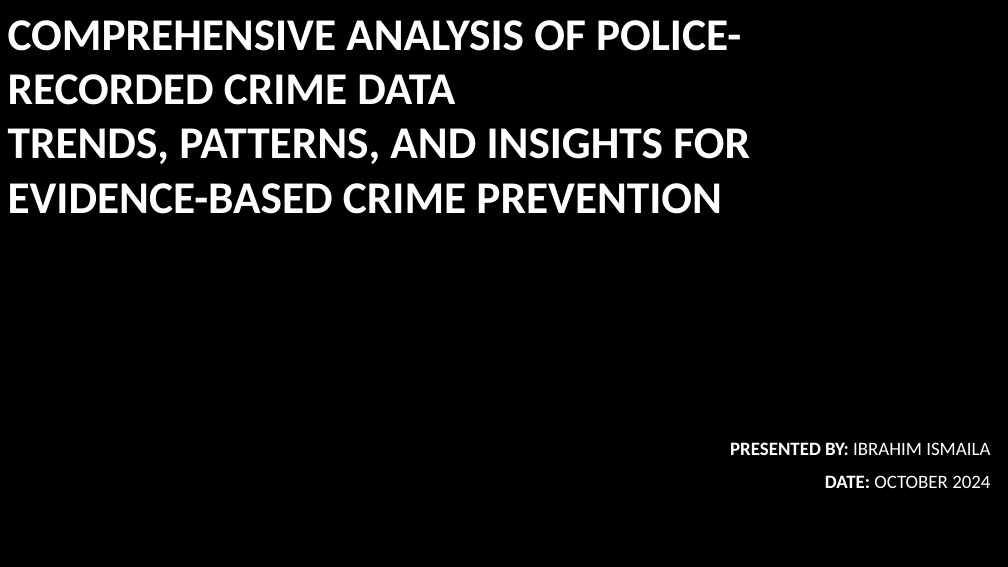
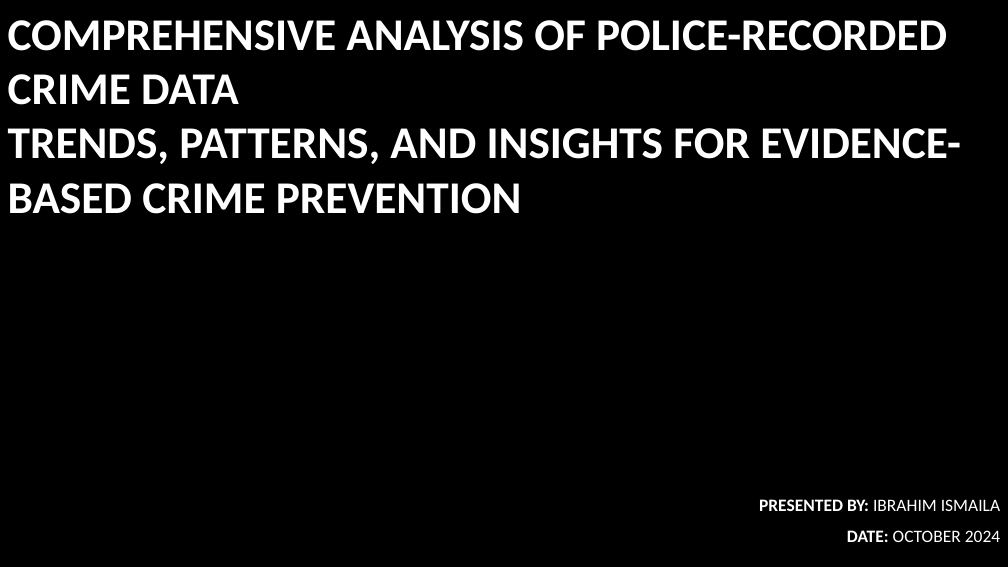
Before and after one commit to EngrIBGIT/Advanced-Data-Analytics---Portfolio-Project-for-DataPulse, a slide deck: slide 1 of presentation/Analysis_of_Police_Recorded_Data_Ibrahim_.pptx. Drawn at 1008x567 pixels with LibreOffice and Linux fonts; fonts in the diff are those of the drawing; background and template pictures are left out. Boxes give left, top, right and bottom in pixels: in the first picture for what was removed or moved away, otherwise in the second. Text is boxed around its words. In the diff, an @@ line names an element or a change of style, - is before the commit and + after.

```diff
--- a/presentation/Analysis_of_Police_Recorded_Data_Ibrahim_.pptx
+++ b/presentation/Analysis_of_Police_Recorded_Data_Ibrahim_.pptx
@@ title "COMPREHENSIVE ANALYSIS OF POLICE-RECORDED CRIME ..." rewrapped from box(8, 20, 750, 214) to box(8, 20, 961, 214) @@
@@ subtitle "PRESENTED BY: IBRAHIM ISMAILA": place and size @@
-subtitle "PRESENTED BY: IBRAHIM ISMAILA" at box(730, 442, 990, 488)
+subtitle "PRESENTED BY: IBRAHIM ISMAILA" at box(759, 499, 1000, 542)
@@ subtitle "PRESENTED BY: IBRAHIM ISMAILA" at box(759, 499, 1000, 542): size 18 to 16.6 pt @@
```
Also in this commit, not shown: 1 other file.
